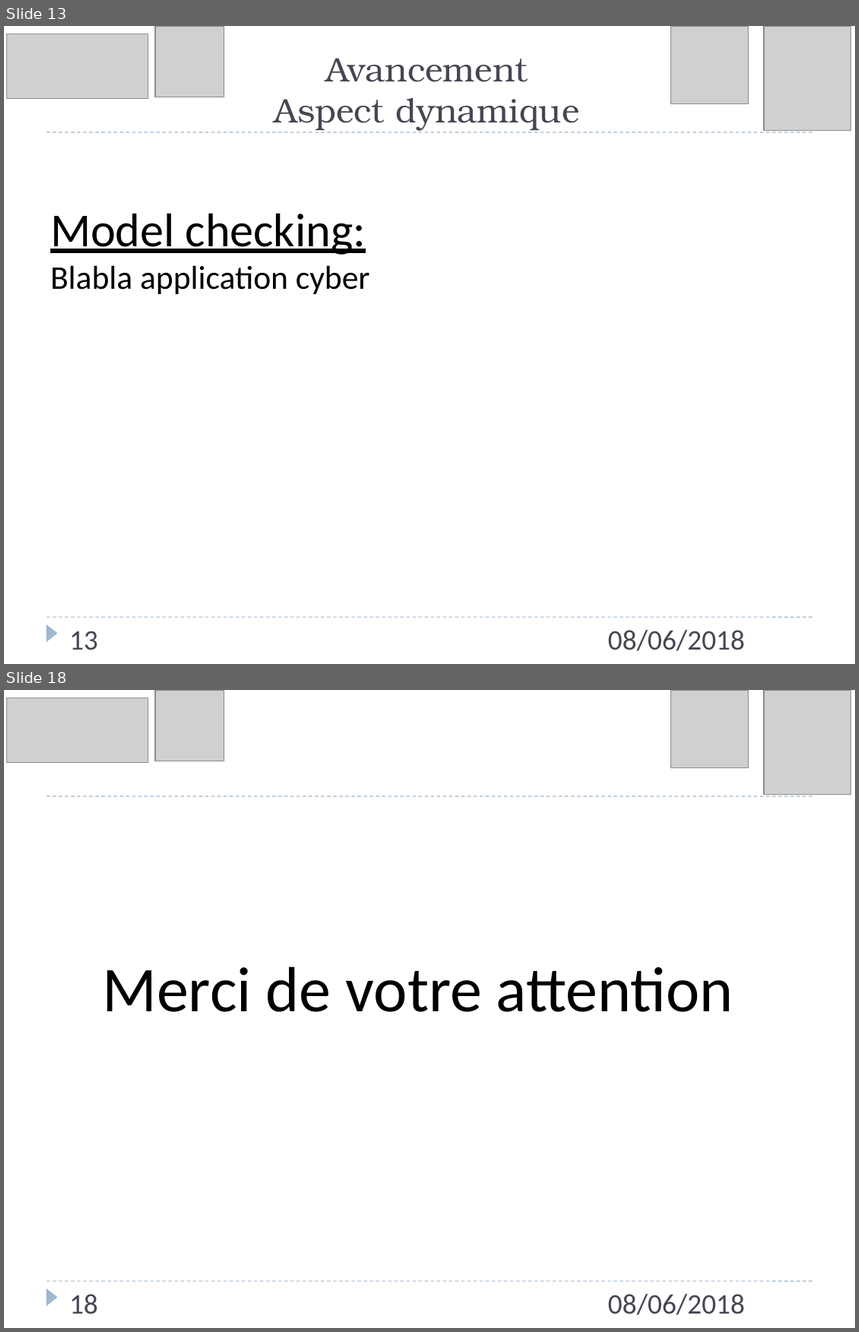
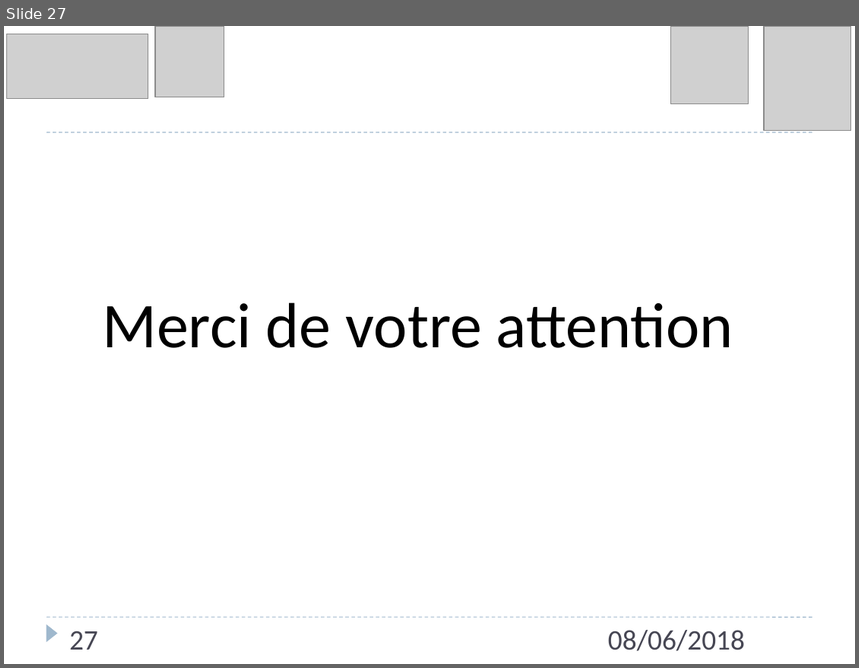
Before and after one commit to Lawyne/ModMenace, a slide deck: Presentation/Presentation Journee-Doctorants 08-06-18.pptx. Shown one above the other, each under a label of ours: slides 13 and 18 before the commit, slide 27 after it; the slides between them are not shown. The pictures are 859x1332 and 859x668 pixels, drawn with LibreOffice and Linux fonts; fonts in the diff are those of the drawing; grey boxes stand for pictures. Boxes give left, top, right and bottom in pixels: in the first picture for what was removed or moved away, otherwise in the second. Text is boxed around its words. In the diff, an @@ line names an element or a change of style, - is before the commit and + after.

```diff
--- a/Presentation/Presentation Journee-Doctorants 08-06-18.pptx
+++ b/Presentation/Presentation Journee-Doctorants 08-06-18.pptx
@@ slide 13 removed at <box>4,26,855,664</box>, background #FFFFFF; not listed: 3 template elements that a slide beside it also shows @@
@@ picture removed at <box>6,34,148,98</box> @@
@@ picture removed at <box>155,26,224,97</box> @@
@@ picture removed at <box>671,26,749,104</box> @@
@@ picture removed at <box>764,26,851,131</box> @@
@@ title removed at <box>275,58,579,130</box> @@
-Avancement
-Aspect dynamique
@@ text removed at <box>50,213,370,294</box> @@
-Model checking:
-Blabla application cyber
@@ page number removed at <box>69,632,98,651</box> @@
-13
@@ text removed at <box>608,630,745,651</box> @@
-08/06/2018
@@ what was slide 18 is now slide 27 @@
@@ page number at <box>69,632,98,650</box>: text changed @@
-18
+27
```
Also in this commit, not shown: 16 slides changed, 12 slides added, 2 other slides removed, 12 other files.
